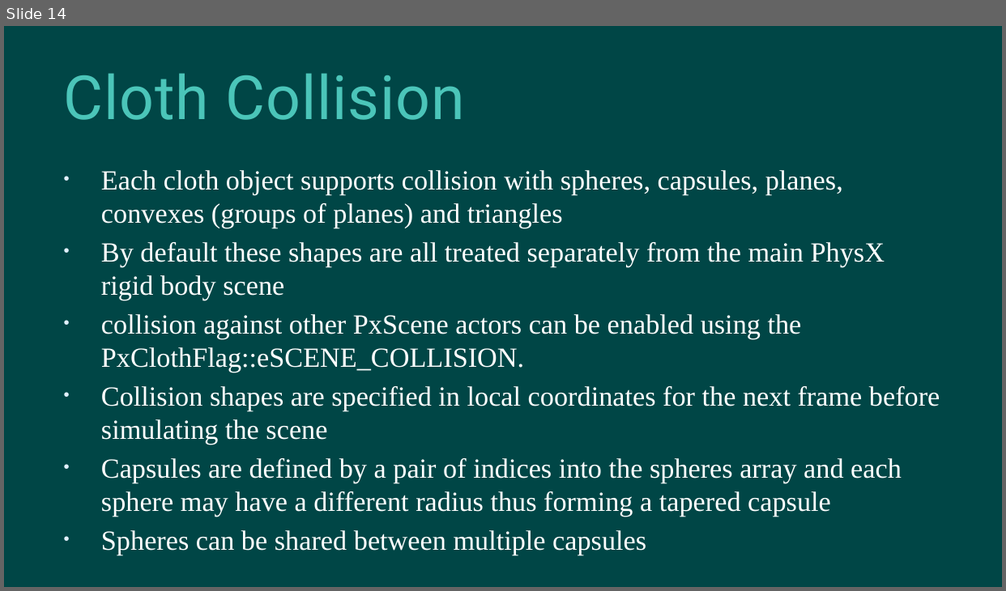
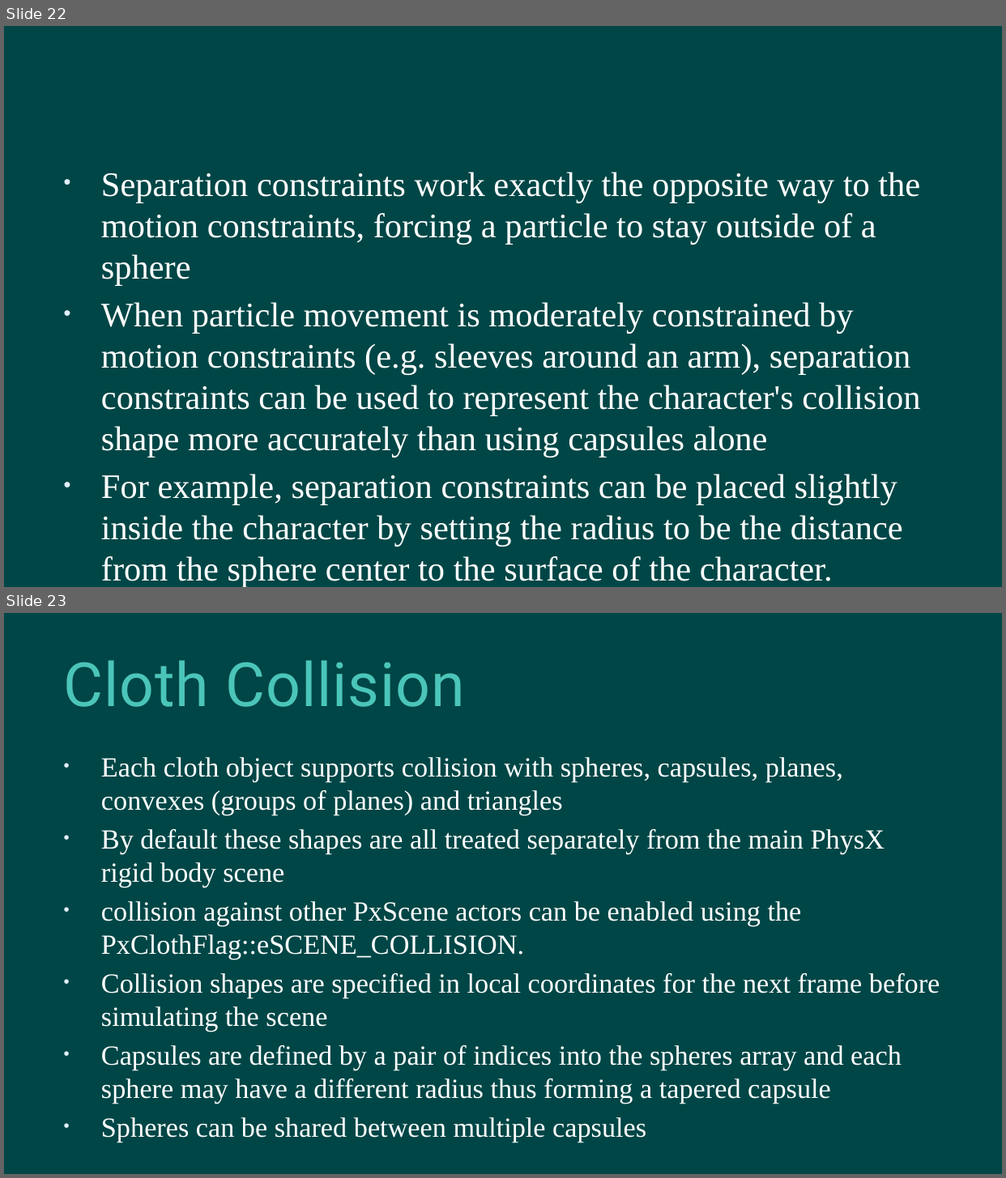
Before and after one commit to hanhonglei/Course_GamePhysics, a slide deck: Slides/9 布料 new/布料.pptx. Shown one above the other, each under a label of ours: slide 14 before the commit, slides 22 and 23 after it. The pictures are 1006x591 and 1006x1178 pixels, drawn with LibreOffice and Linux fonts; fonts in the diff are those of the drawing; background and template pictures are left out. Boxes give left, top, right and bottom in pixels: in the first picture for what was removed or moved away, otherwise in the second. Text is boxed around its words. In the diff, an @@ line names an element or a change of style, - is before the commit and + after.

Commit message:
Character controller

```diff
--- a/Slides/9 布料 new/布料.pptx
+++ b/Slides/9 布料 new/布料.pptx
@@ slide 22 added at (4, 26, 1002, 587), background #004646 @@
@@ text added at (101, 172, 920, 587), 24.8 pt, text #FFFFFF @@
+• Separation constraints work exactly the opposite way to the motion constraints, forcing a particle to stay outside of a sphere
+• When particle movement is moderately constrained by motion constraints (e.g. sleeves around an arm), separation constraints can be used to represent the character's collision shape more accurately than using capsules alone
+• For example, separation constraints can be placed slightly inside the character by setting the radius to be the distance from the sphere center to the surface of the character.
@@ what was slide 14 is now slide 23 @@
```
Also in this commit, not shown: 4 slides changed, 10 other slides added, 2 slides removed, 13 other files.
